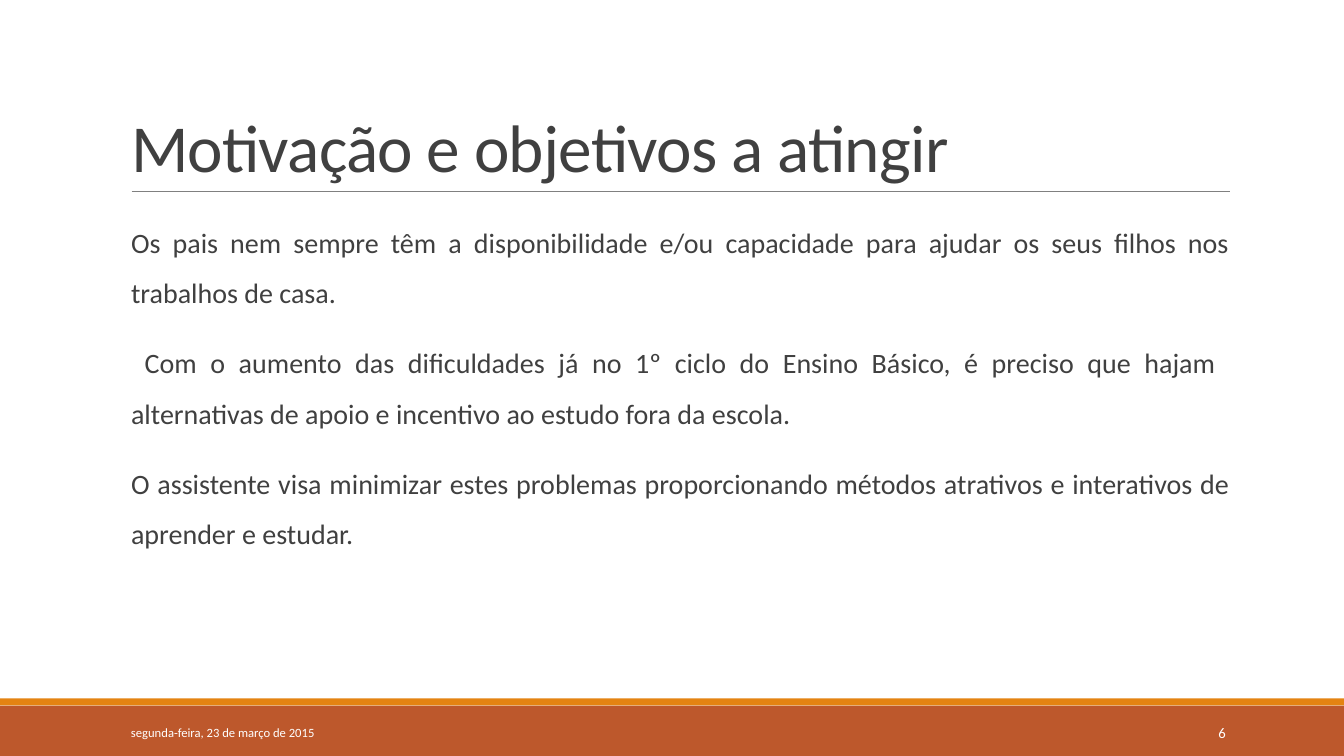
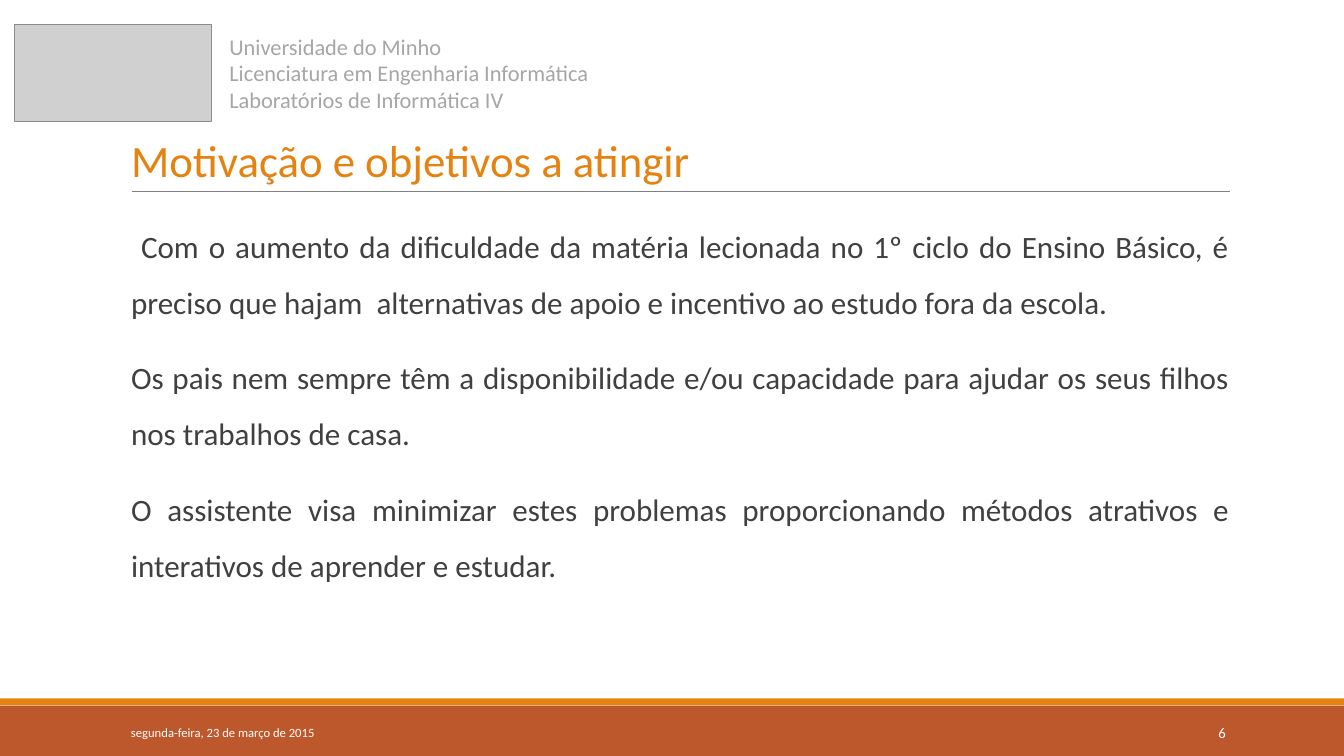
Before and after one commit to 7patricia/Aprende-com-os-Minions, a slide deck: slide 6 of 1ªFase/LI4-Grupo6-Fase1.pptx. Drawn at 1344x756 pixels with LibreOffice and Linux fonts; fonts in the diff are those of the drawing; grey boxes stand for pictures. Boxes give left, top, right and bottom in pixels: in the first picture for what was removed or moved away, otherwise in the second. Text is boxed around its words. In the diff, an @@ line names an element or a change of style, - is before the commit and + after.

```diff
--- a/1ªFase/LI4-Grupo6-Fase1.pptx
+++ b/1ªFase/LI4-Grupo6-Fase1.pptx
@@ picture added at [14,24,211,122] @@
@@ title "Motivação e objetivos a atingir" at [131,146,689,185]: size 48 to 32 pt, text colour #404040 to #E48312, letter spacing -0.5 to 0 pt @@
@@ text added at [229,39,588,108], 16 pt, text #A6A6A6 @@
+Universidade do Minho
+Licenciatura em Engenharia Informática
+Laboratórios de Informática IV
@@ text at [131,236,1228,320]: paragraph added @@
+  Com o aumento da dificuldade da matéria lecionada no 1º ciclo do Ensino Básico, é preciso que hajam alternativas de apoio e incentivo ao estudo fora da escola.
@@ text at [131,353,1215,429]: paragraph removed @@
-  Com o aumento das dificuldades já no 1º ciclo do Ensino Básico, é preciso que hajam alternativas de apoio e incentivo ao estudo fora da escola.
@@ text at [131,367,1228,582]: size 20 to 22.2 pt in "Os pais nem sempre têm a disponibilidade ...", "O assistente visa minimizar estes problemas proporcionando ..." @@
```
Also in this commit, not shown: 9 other slides changed, 1 other file.
